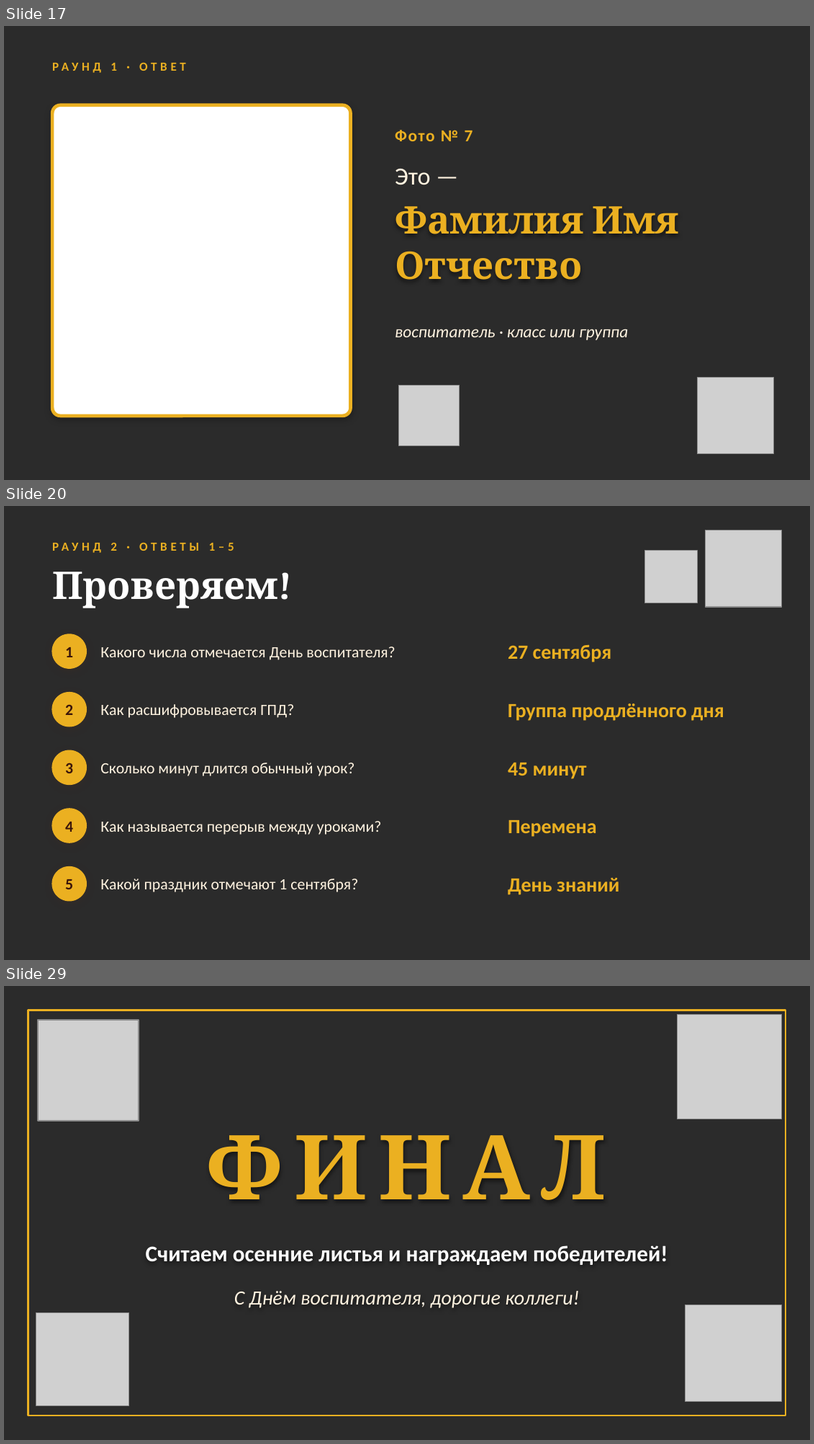
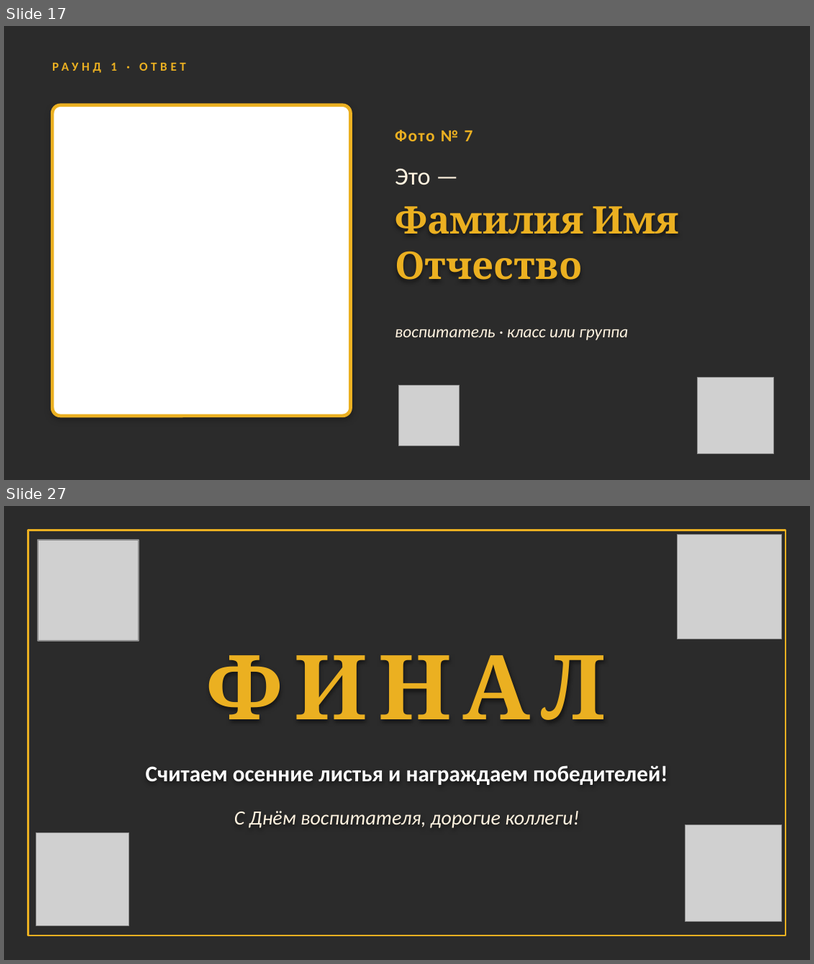
Before and after one commit to sl-himmelreich/heinrich-mario, a slide deck: День_воспитателя_конкурс.pptx. Shown one above the other, each under a label of ours: slides 17, 20 and 29 before the commit, slides 17 and 27 after it; the slides between them are not shown. The pictures are 814x1444 and 814x964 pixels, drawn with LibreOffice and Linux fonts; fonts in the diff are those of the drawing; grey boxes stand for pictures; background and template pictures are left out; a plain dark background stands for a picture behind light text. Boxes give left, top, right and bottom in pixels: in the first picture for what was removed or moved away, otherwise in the second. Text is boxed around its words. In the diff, an @@ line names an element or a change of style, - is before the commit and + after.

```diff
--- a/День_воспитателя_конкурс.pptx
+++ b/День_воспитателя_конкурс.pptx
@@ slide 20 removed at box(4, 506, 810, 960), background picture (left out) @@
@@ text removed at box(52, 543, 234, 553) @@
-РАУНД 2 · ОТВЕТЫ 1–5
@@ picture removed at box(705, 530, 782, 607) @@
@@ picture removed at box(645, 551, 697, 602) @@
@@ text removed at box(52, 572, 278, 608) @@
-Проверяем!
@@ ellipse removed at box(52, 634, 86, 668) @@
@@ text removed at box(65, 647, 73, 657) @@
-1
@@ text removed at box(100, 646, 395, 660) @@
-Какого числа отмечается День воспитателя?
@@ text removed at box(508, 644, 612, 662) @@
-27 сентября
@@ ellipse removed at box(52, 692, 86, 726) @@
@@ text removed at box(65, 704, 73, 715) @@
-2
@@ text removed at box(100, 704, 294, 718) @@
-Как расшифровывается ГПД?
@@ text removed at box(508, 703, 725, 721) @@
-Группа продлённого дня
@@ ellipse removed at box(52, 750, 86, 784) @@
@@ text removed at box(65, 762, 73, 773) @@
-3
@@ text removed at box(100, 762, 355, 776) @@
-Сколько минут длится обычный урок?
@@ text removed at box(508, 762, 587, 779) @@
-45 минут
@@ ellipse removed at box(52, 808, 86, 842) @@
@@ text removed at box(65, 821, 73, 831) @@
-4
@@ text removed at box(100, 821, 382, 834) @@
-Как называется перерыв между уроками?
@@ text removed at box(508, 820, 597, 836) @@
-Перемена
@@ ellipse removed at box(52, 867, 86, 901) @@
@@ text removed at box(65, 879, 73, 889) @@
-5
@@ text removed at box(100, 878, 358, 892) @@
-Какой праздник отмечают 1 сентября?
@@ text removed at box(508, 878, 620, 895) @@
-День знаний
@@ what was slide 29 is now slide 27 @@
```
Also in this commit, not shown: 15 slides changed, 2 slides added, 3 other slides removed, 1 other file.
